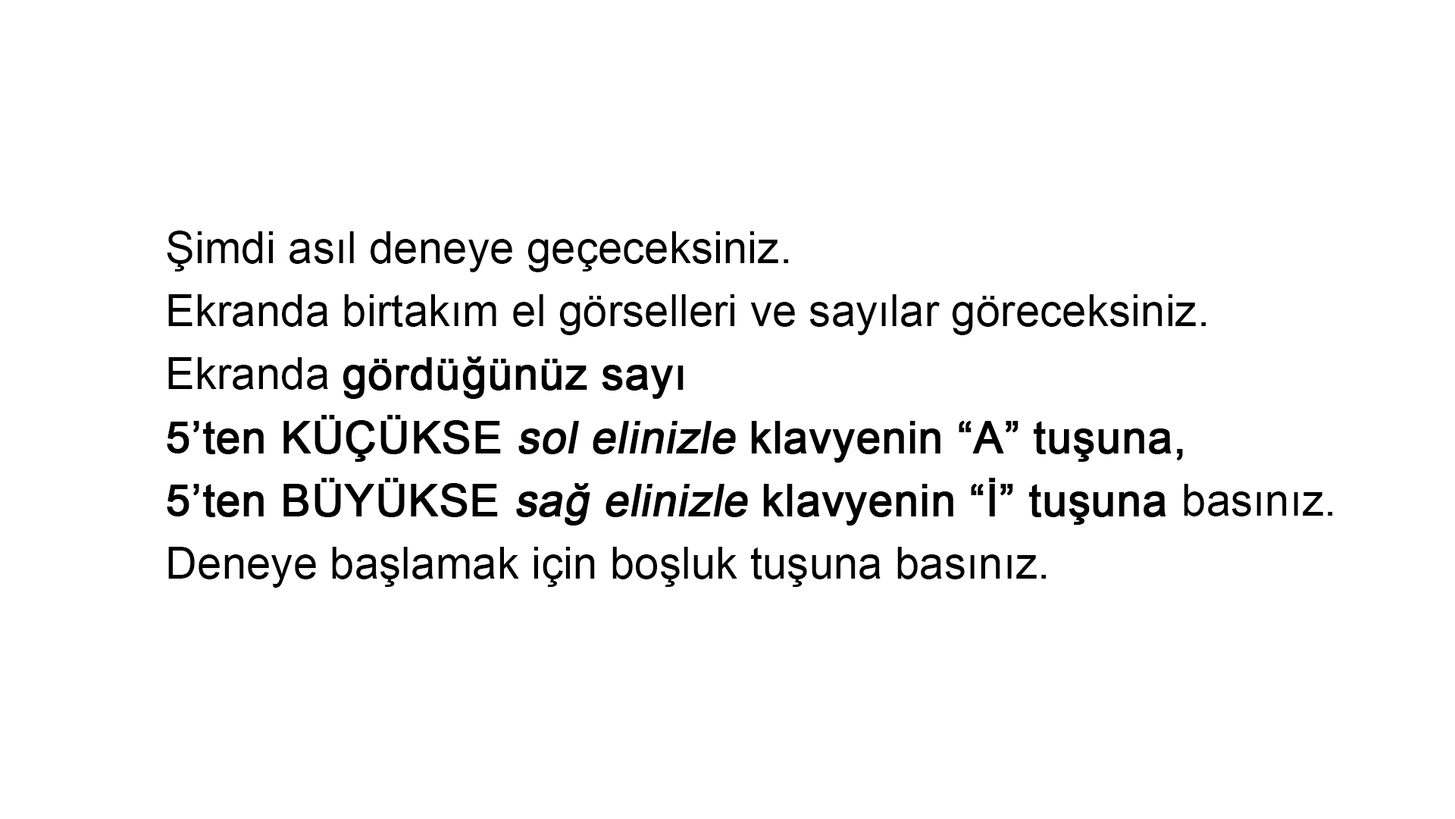
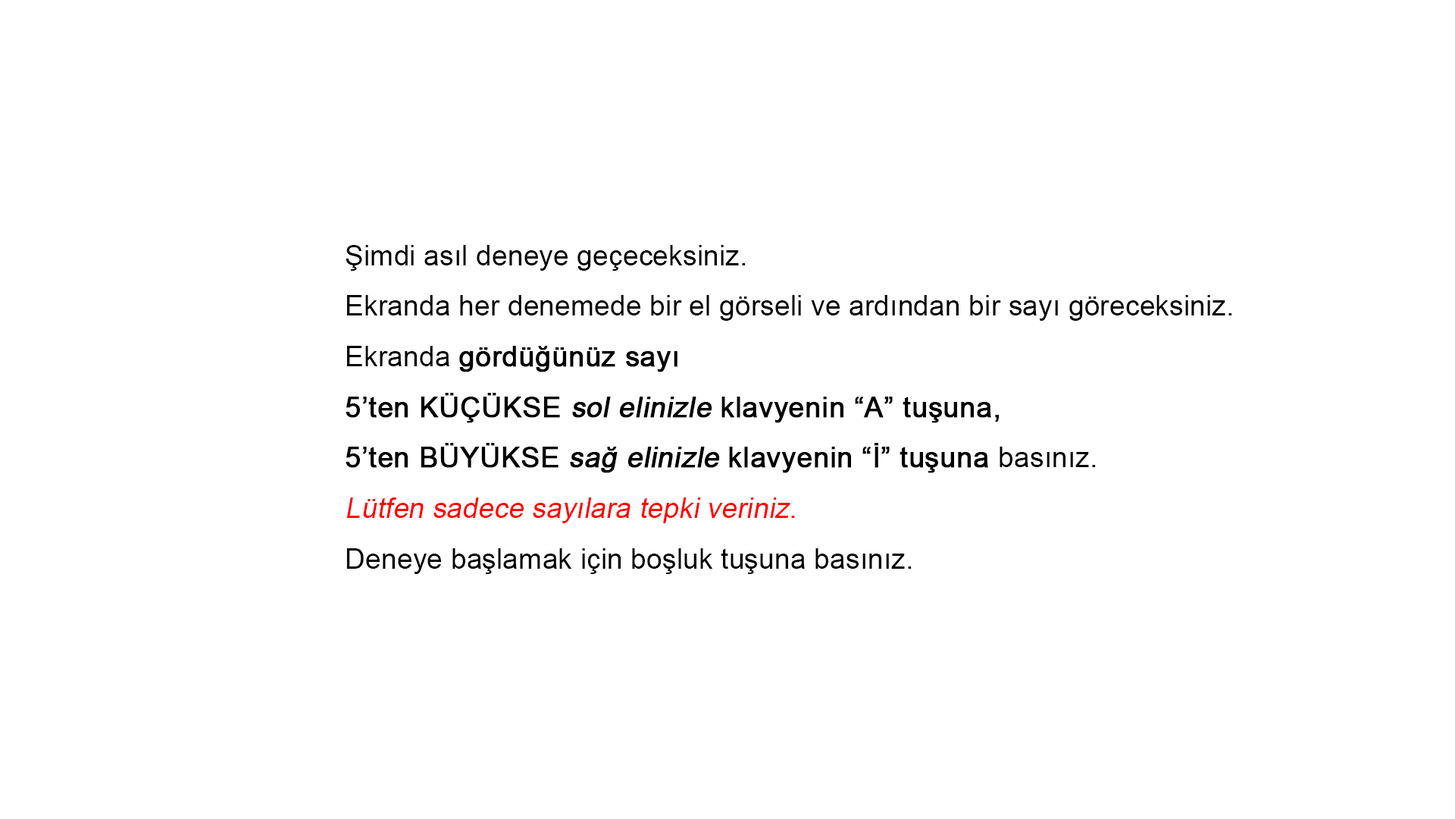
Layered file, before and after one edit (1455x819). Changes by layer:
renamed "Şimdi asıl deneye geçeceksiniz. Ekranda birtakım el görselleri" to "Şimdi asıl deneye geçeceksiniz. Ekranda her denemede bir el gör", painted on it over [166, 230, 1334, 588]
